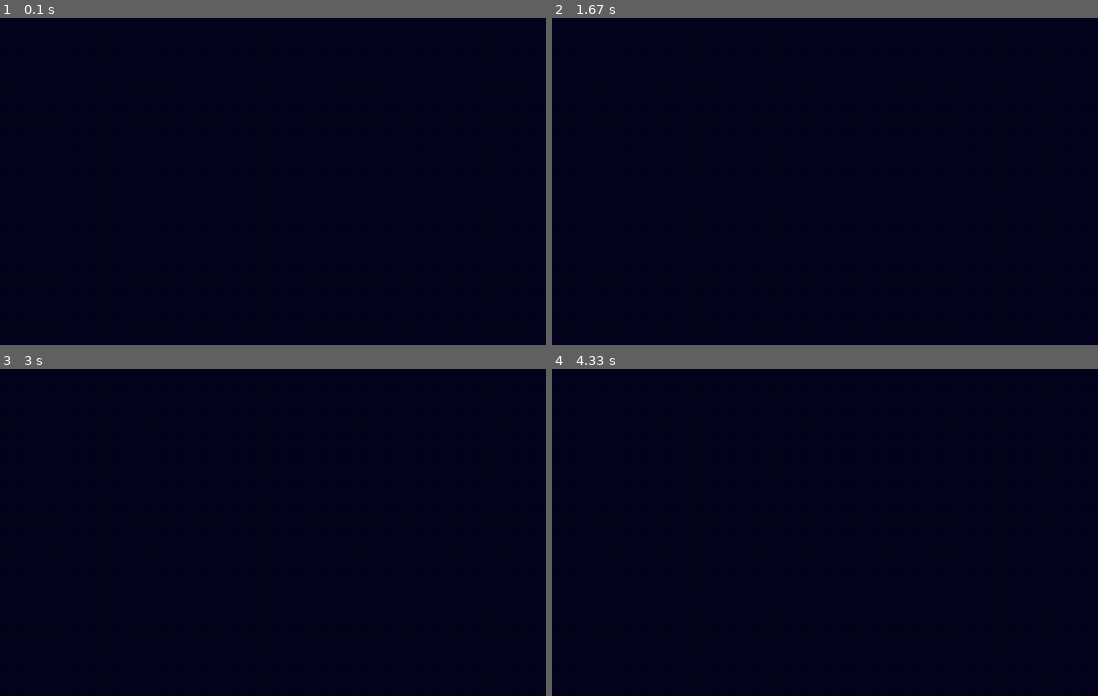
Above: before the commit, frames 1-4 (two rows, left to right).
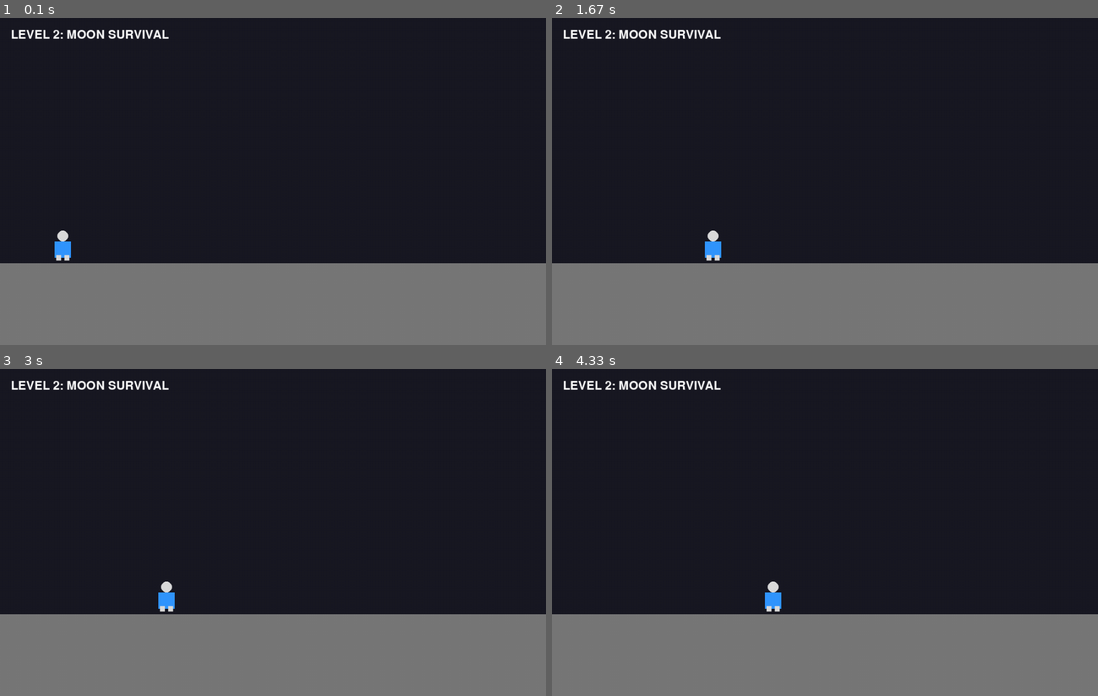
Above: after the commit, the same moments.

Repository: meghana-468/ECLIPSE
Game: pygame game, started from main.py
The game is run twice, just before and just after one commit, with the same random seed, the same clock (stepped at 60 frames per second) and the same inputs.
Inputs:
- Up to frame 1 (0.1 s): no input
- Up to frame 2 (1.67 s): hold Right 0.33-0.8 s; hold Right 0.83-1.3 s; hold Left from 1.33 s (still down)
- Up to frame 3 (3 s): release Left at 1.87 s; hold Left 1.9-2.3 s; hold Right 2.33-2.97 s
- Up to frame 4 (4.33 s): hold Left 3-3.47 s; hold Right 3.5-3.97 s; hold Right from 4 s (still down)

The runs differ from the first frame. In frame 1, 26% of the frame differs, in the area x 0-100%, y 3-100%; in frame 2, 26%; in frame 3, 26%; in frame 4, 26%.

Commit message:
levels folder

Diff:
--- a/level2.py
+++ /dev/null
@@ -1,21 +0,0 @@
-import pygame
-
-def run_level2(screen, clock):
-    """Level 2: Survive on the Moon and repair the jet."""
-    running = True
-
-    while running:
-        for event in pygame.event.get():
-            if event.type == pygame.QUIT:
-                return "QUIT"
-
-        screen.fill((35, 35, 50))
-
-        font = pygame.font.Font(None, 38)
-        text = font.render("LEVEL 2: MOON SURVIVAL", True, (255, 255, 255))
-        screen.blit(text, (260, 270))
-
-        pygame.display.flip()
-        clock.tick(60)
-
-    return "LEVEL_COMPLETE"
--- /dev/null
+++ b/levels/level2.py
@@ -0,0 +1,88 @@
+
+import pygame
+
+
+def run_level2(screen, clock):
+    """Level 2: Survive on the Moon and repair the jet."""
+
+    running = True
+
+    # Astronaut position
+    player_x = 100
+    player_y = 390
+    player_speed = 5
+
+    # Astronaut dimensions
+    player_width = 30
+    player_height = 50
+
+    # Colors
+    moon_color = (120, 120, 120)
+    helmet_color = (220, 220, 220)
+    body_color = (50, 150, 255)
+
+    while running:
+        for event in pygame.event.get():
+            if event.type == pygame.QUIT:
+                return "QUIT"
+
+        # Detect keyboard input
+        keys = pygame.key.get_pressed()
+
+        if keys[pygame.K_LEFT]:
+            player_x -= player_speed
+
+        if keys[pygame.K_RIGHT]:
+            player_x += player_speed
+
+        # Keep astronaut inside the screen
+        player_x = max(0, min(player_x, screen.get_width() - player_width))
+
+        # Draw Moon surface
+        screen.fill((25, 25, 35))
+        pygame.draw.rect(
+            screen,
+            moon_color,
+            (0, 450, screen.get_width(), 150)
+        )
+
+        # Draw astronaut helmet
+        pygame.draw.circle(
+            screen,
+            helmet_color,
+            (player_x + player_width // 2, player_y + 10),
+            10
+        )
+
+        # Draw astronaut body
+        pygame.draw.rect(
+            screen,
+            body_color,
+            (player_x, player_y + 20, player_width, 30)
+        )
+
+        # Draw astronaut legs
+        pygame.draw.rect(
+            screen,
+            helmet_color,
+            (player_x + 3, player_y + 45, 9, 10)
+        )
+        pygame.draw.rect(
+            screen,
+            helmet_color,
+            (player_x + 18, player_y + 45, 9, 10)
+        )
+
+        # Display level title
+        font = pygame.font.Font(None, 32)
+        text = font.render(
+            "LEVEL 2: MOON SURVIVAL",
+            True,
+            (255, 255, 255)
+        )
+        screen.blit(text, (20, 20))
+
+        pygame.display.flip()
+        clock.tick(60)
+
+    return "LEVEL_COMPLETE"
--- a/main.py
+++ b/main.py
@@ -1,4 +1,5 @@
 import pygame
+from levels.level2 import run_level2
 
 pygame.init()
 
@@ -9,15 +10,7 @@
 pygame.display.set_caption("Space Jet Adventure - ECLIPSE")
 
 clock = pygame.time.Clock()
-running = True
 
-while running:
-    for event in pygame.event.get():
-        if event.type == pygame.QUIT:
-            running = False
-
-    screen.fill((5, 5, 30))
-    pygame.display.flip()
-    clock.tick(60)
+result = run_level2(screen, clock)
 
 pygame.quit()
Empty file removed: JET ADVENTURE/source.py
Renamed: level1.py -> levels/level1.py
Renamed: level3.py -> levels/level3.py
Renamed: level4.py -> levels/level4.py
